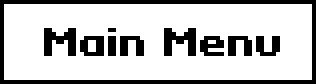
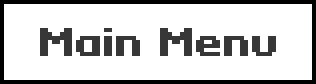
Before/after of a 316×84 layered artwork. What changed in the layer stack:
moved "Main Menu" above "Main Menu hover", painted on it over [40, 28, 280, 56]
